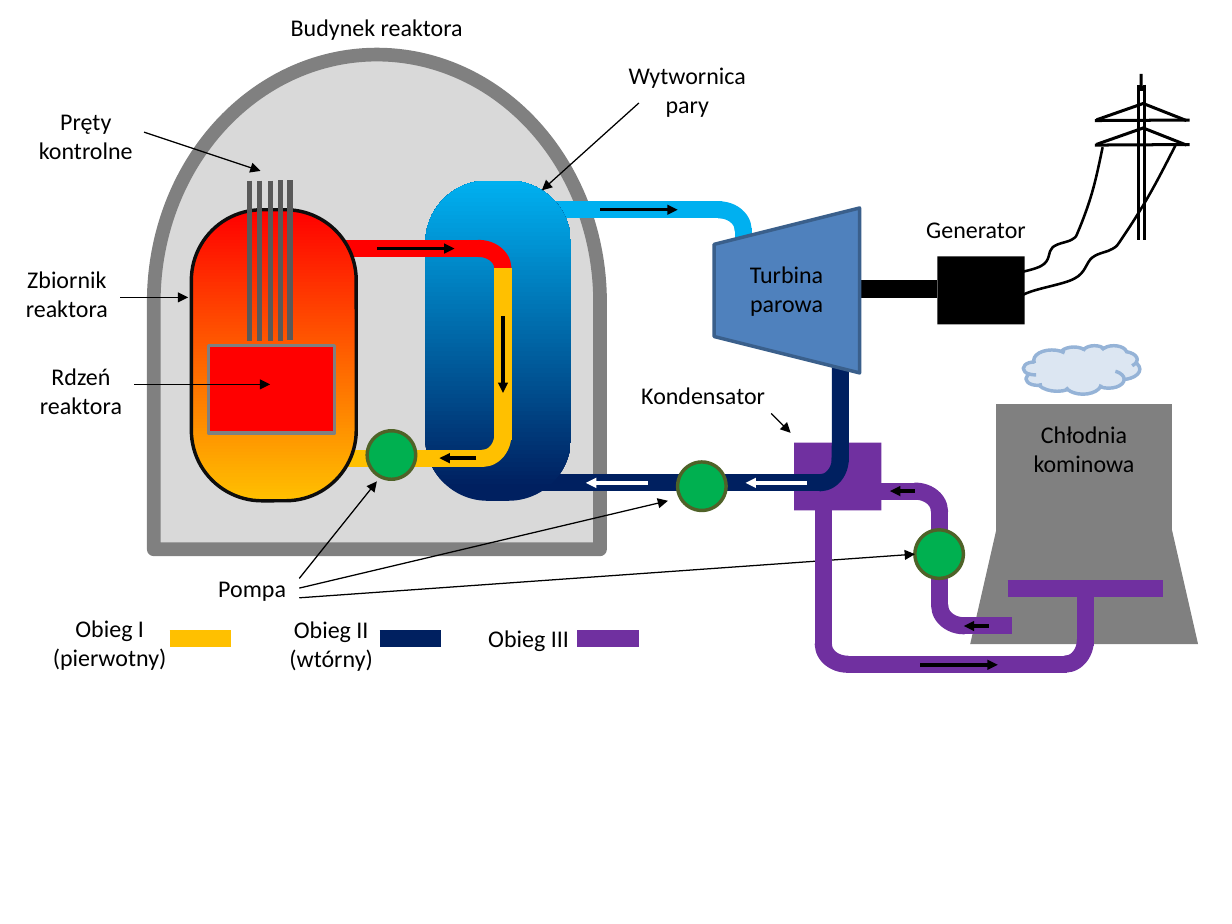
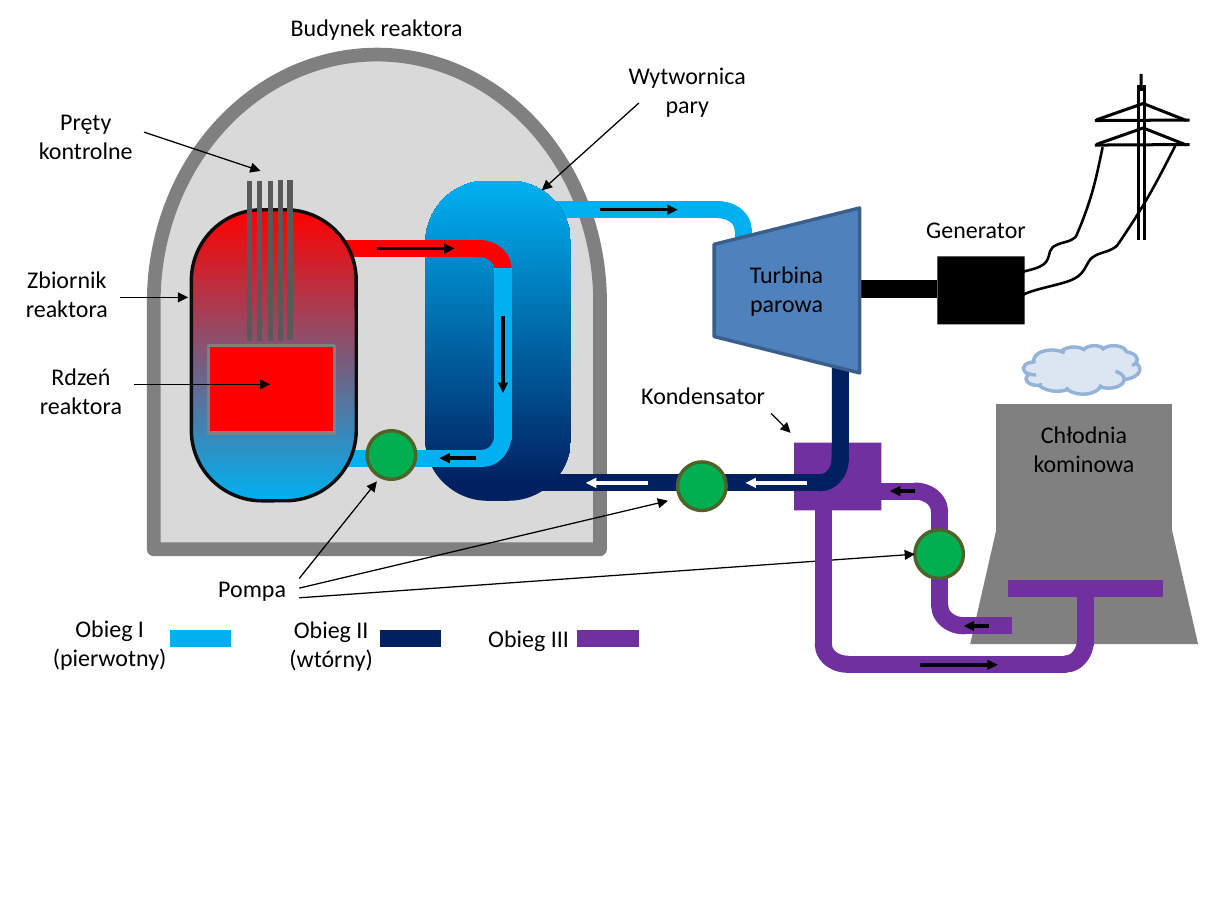
Before and after one commit to Igor-KEJ/PGE-GEN234, a slide deck: slide 1 of 00_IMG_IK.pptx. Drawn at 1232x924 pixels with LibreOffice and Linux fonts; fonts in the diff are those of the drawing. Boxes give left, top, right and bottom in pixels: in the first picture for what was removed or moved away, otherwise in the second. Text is boxed around its words. In the diff, an @@ line names an element or a change of style, - is before the commit and + after.

```diff
--- a/00_IMG_IK.pptx
+++ b/00_IMG_IK.pptx
@@ rounded rectangle at (191, 209, 356, 500): fill gradient #FFC000 to #FF0000 to gradient #00B0F0 to #FF0000 @@
@@ line (503, 269) - (503, 441): stroke #FFC000 10 pt to #00B0F0 10 pt @@
@@ arc (boxed as its full ellipse) at (462, 410, 503, 458): outline #FFC000 10 pt to #00B0F0 10 pt @@
@@ line (483, 458) - (339, 458): stroke #FFC000 10 pt to #00B0F0 10 pt @@
@@ line (170, 638) - (232, 638): stroke #FFC000 10 pt to #00B0F0 10 pt @@
```
Also in this commit, not shown: 2 other files.
